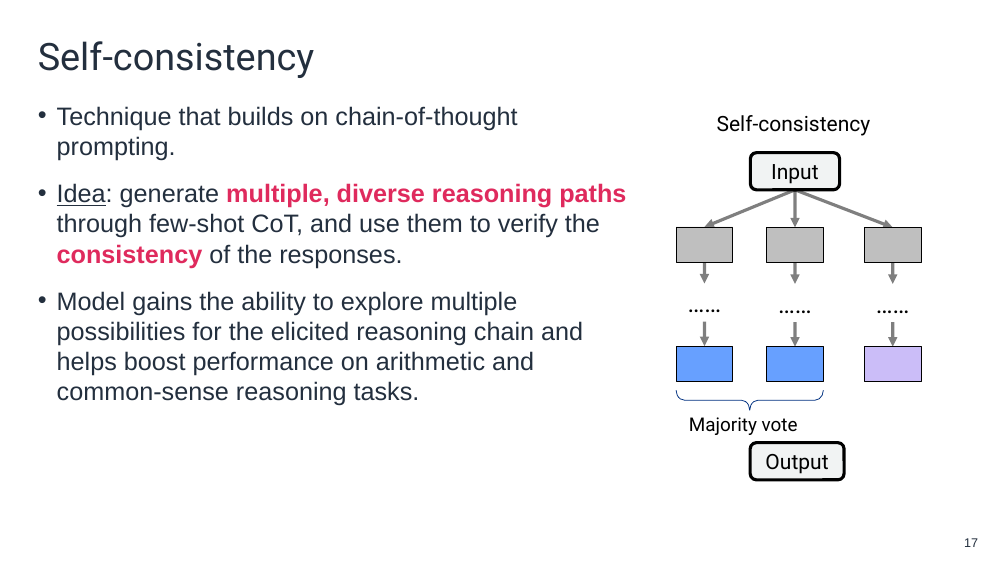
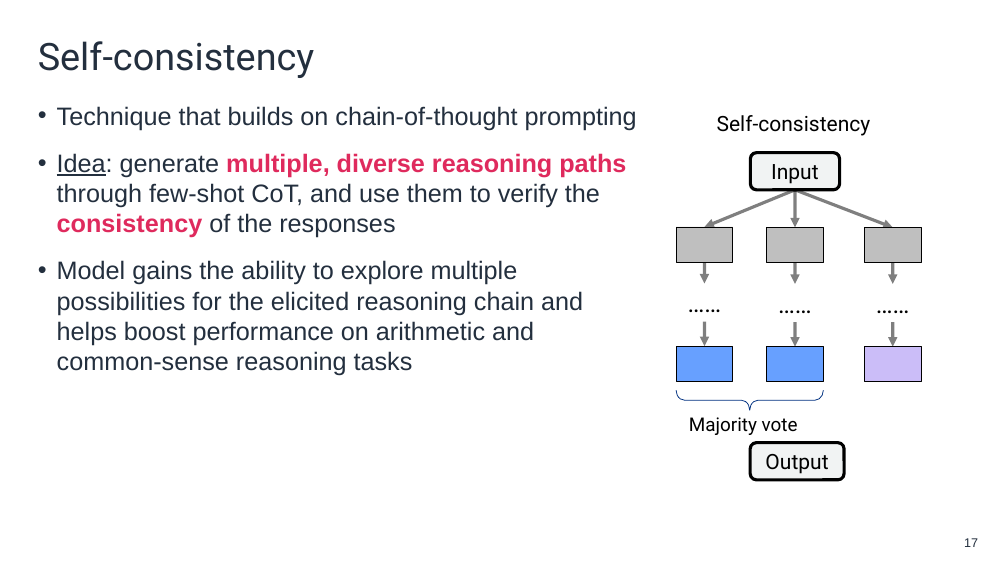
Before and after one commit to aws-samples/mlu-eep-generative-ai, a slide deck: slide 17 of Lessons/Lesson-4/Advanced Prompting Techniques.pptx. Drawn at 1008x567 pixels with LibreOffice and Linux fonts; fonts in the diff are those of the drawing; background and template pictures are left out. Boxes give left, top, right and bottom in pixels: in the first picture for what was removed or moved away, otherwise in the second. Text is boxed around its words. In the diff, an @@ line names an element or a change of style, - is before the commit and + after.

```diff
--- a/Lessons/Lesson-4/Advanced Prompting Techniques.pptx
+++ b/Lessons/Lesson-4/Advanced Prompting Techniques.pptx
@@ text at box(57, 106, 637, 376): text changed @@
-• Technique that builds on chain-of-thought prompting.
-• Idea: generate multiple, diverse reasoning paths through few-shot CoT, and use them to verify the consistency of the responses.
-• Model gains the ability to explore multiple possibilities for the elicited reasoning chain and helps boost performance on arithmetic and common-sense reasoning tasks.
+• Technique that builds on chain-of-thought prompting
+• Idea: generate multiple, diverse reasoning paths through few-shot CoT, and use them to verify the consistency of the responses
+• Model gains the ability to explore multiple possibilities for the elicited reasoning chain and helps boost performance on arithmetic and common-sense reasoning tasks
```
Also in this commit, not shown: 15 other slides changed, 16 other files.
